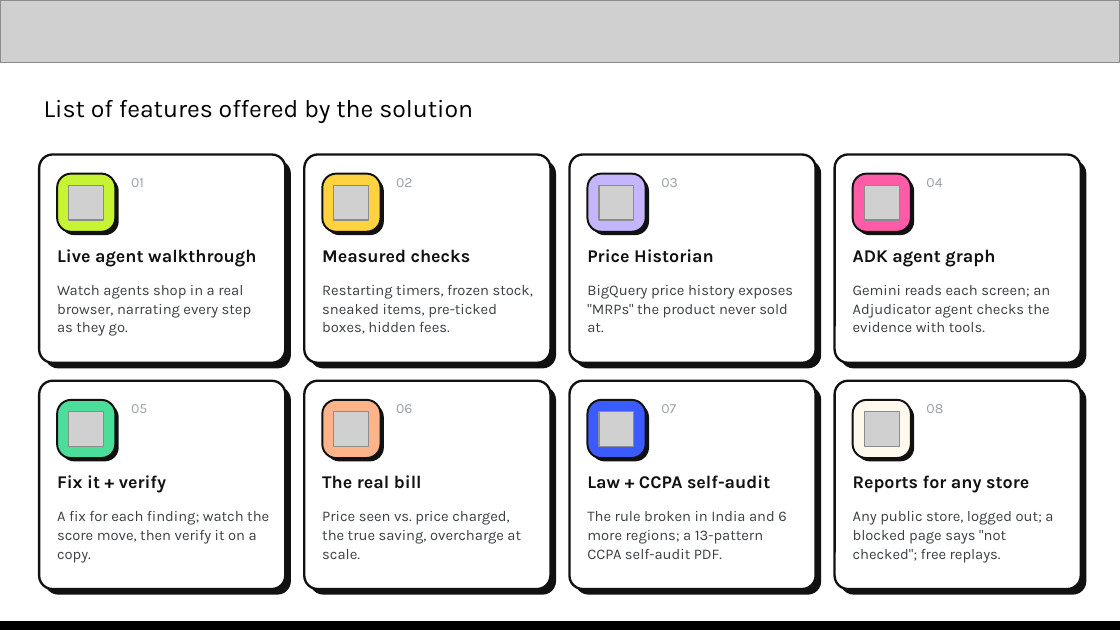
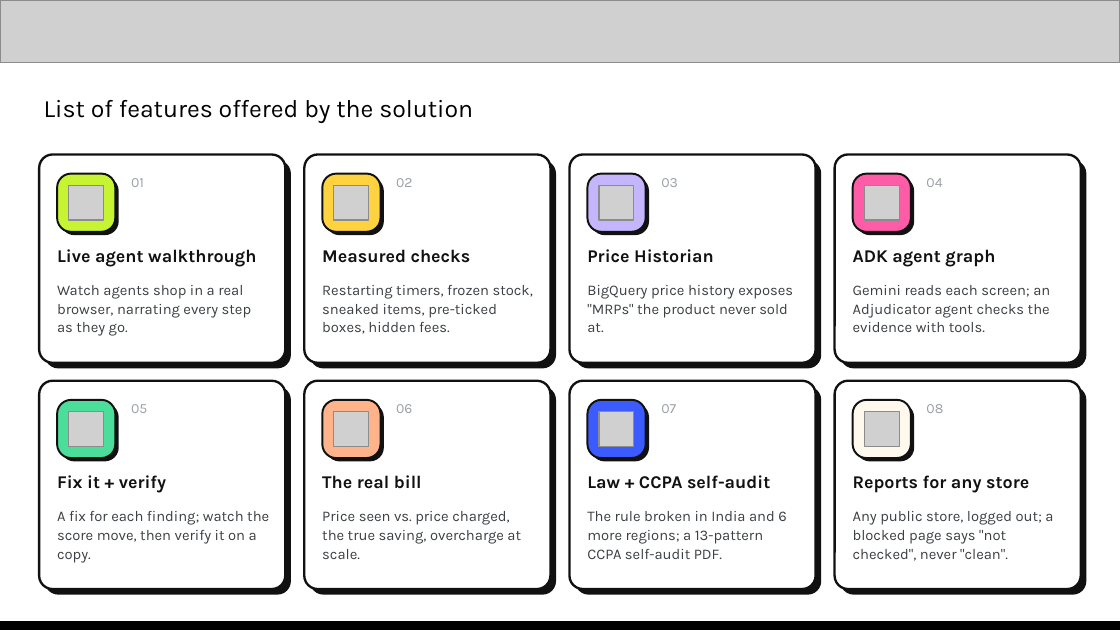
Before and after one commit to saubhagyaashish/shop-honest, a slide deck: slide 4 of Zero Context - Shop Honest - AI Builder Cup.pptx. Drawn at 1120x630 pixels with LibreOffice and Linux fonts; fonts in the diff are those of the drawing; grey boxes stand for pictures. Boxes give left, top, right and bottom in pixels: in the first picture for what was removed or moved away, otherwise in the second. Text is boxed around its words. In the diff, an @@ line names an element or a change of style, - is before the commit and + after.

```diff
--- a/Zero Context - Shop Honest - AI Builder Cup.pptx
+++ b/Zero Context - Shop Honest - AI Builder Cup.pptx
@@ text at (x1=853, y1=511, x2=1053, y2=561): text changed @@
-Any public store, logged out; a blocked page says "not checked"; free replays.
+Any public store, logged out; a blocked page says "not checked", never "clean".
```
Also in this commit, not shown: 5 other slides changed, 1 slide added, 1 other file.
